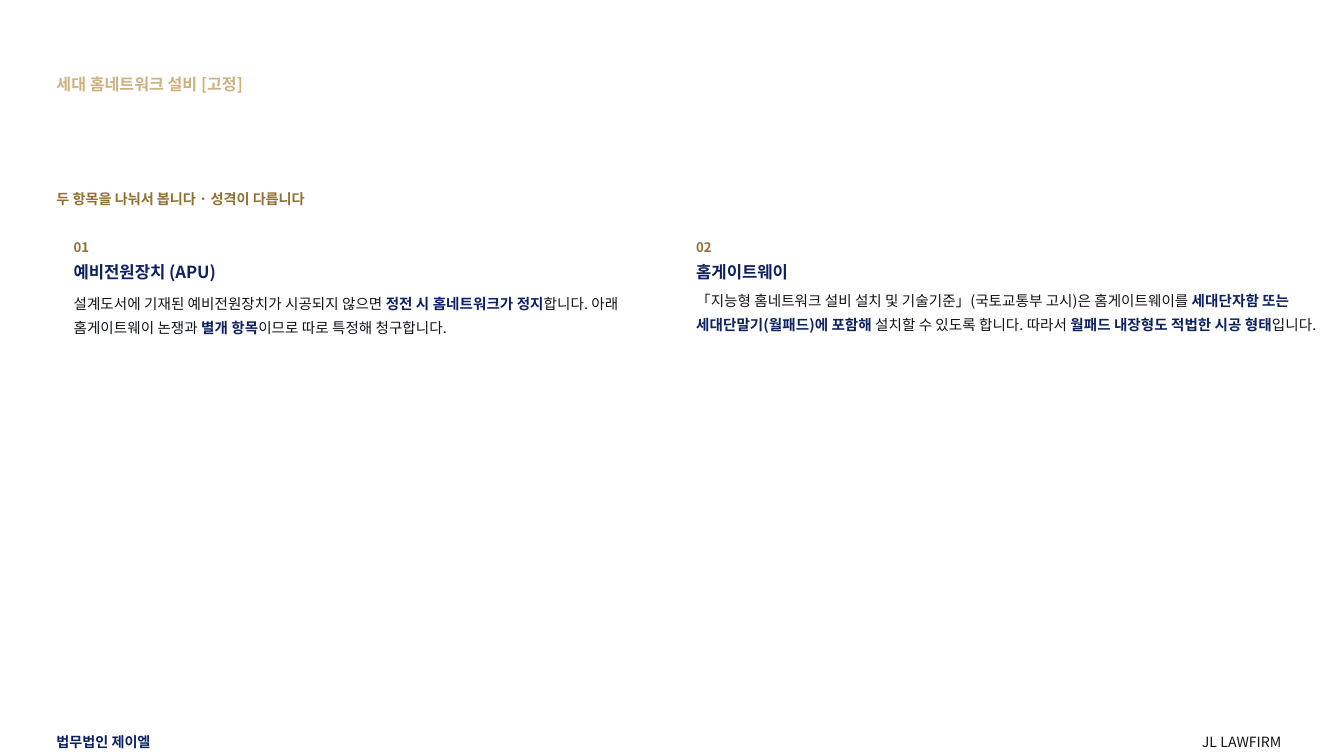
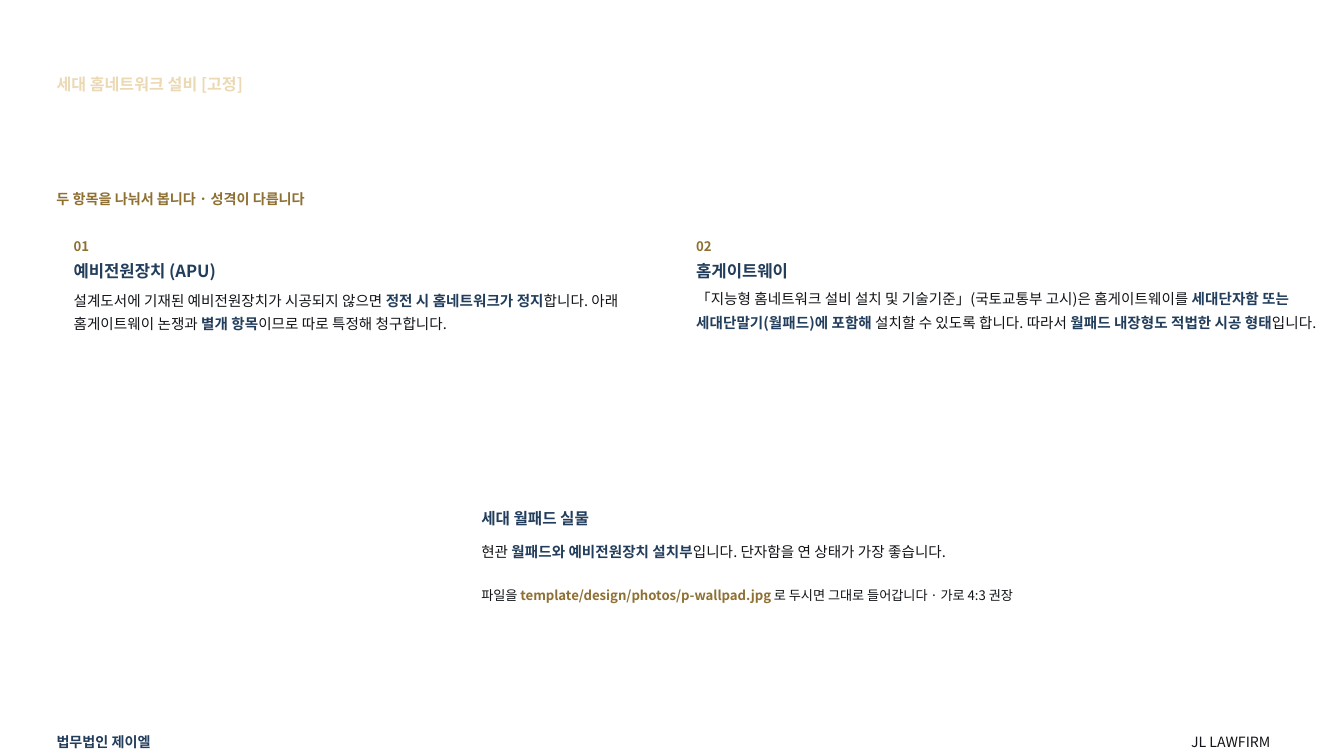
Before and after one commit to kingjin77-rgb/jl-magazine, a slide deck: slide 52 of template/design/preview/JL_하자소송_기본제안서.pptx (slide 51 before the commit). Drawn at 1344x756 pixels with LibreOffice and Linux fonts; fonts in the diff are those of the drawing; background and template pictures are left out. Boxes give left, top, right and bottom in pixels: in the first picture for what was removed or moved away, otherwise in the second. Text is boxed around its words. In the diff, an @@ line names an element or a change of style, - is before the commit and + after.

```diff
--- a/template/design/preview/JL_하자소송_기본제안서.pptx
+++ b/template/design/preview/JL_하자소송_기본제안서.pptx
@@ text "세대 홈네트워크 설비 [고정]" at [57,76,243,93]: text colour #CBB27E to #EBD9B4 @@
@@ text "설계도서에 기재된 예비전원장치가 시공되지 않으면 ..." at [74,293,618,331]: text colour #0D2162 to #223D5B in "정전 시 홈네트워크가 정지합니다. 별개 항목이므로" @@
@@ text "「지능형 홈네트워크 설비 설치 및 ..." at [696,291,1316,331]: text colour #0D2162 to #223D5B in "세대단자함 또는 세대단말기(월패드)에 포함해 월패드 내장형도 적법한 ..." @@
@@ text added at [481,511,589,526], 11.2 pt, text #223D5B, bold @@
+세대 월패드 실물
@@ text added at [481,544,946,559], 10.4 pt, text #111418 @@
+현관 월패드와 예비전원장치 설치부입니다. 단자함을 연 상태가 가장 좋습니다.
@@ text added at [481,589,1013,603], 9.4 pt, text #8F7033, bold @@
+파일을 template/design/photos/p-wallpad.jpg 로 두시면 그대로 들어갑니다 · 가로 4:3 권장
@@ text colour #0D2162 to #223D5B in 3 elements at [696,263,788,279], [74,263,216,281], [57,735,151,749] @@
@@ text "JL LAWFIRM": place and size @@
-text "JL LAWFIRM" at [1202,736,1281,747]
+text "JL LAWFIRM" at [1191,736,1270,747]
```
Also in this commit, not shown: 91 other slides changed, 3 slides added, 2 other files.
